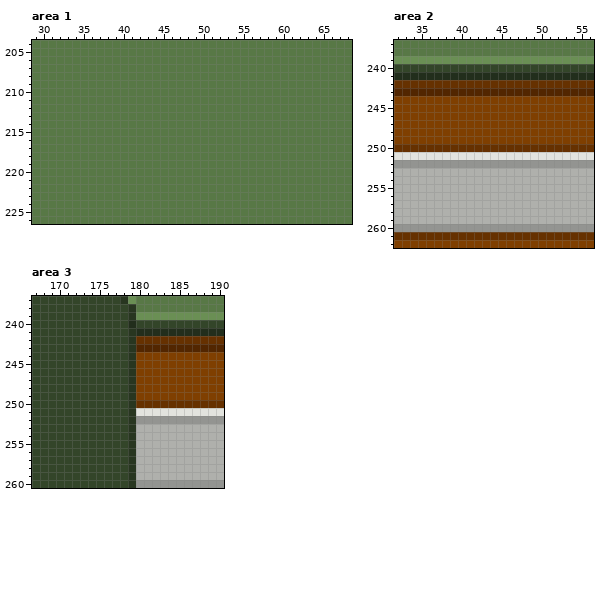
A pixel-art file gets an edit: img/inn.ase. The picture above is the old version.
640x640 pixels, 1 frame. Colours within 5 levels of each other are drawn and written as one. Shown: area 1: x 29..68, y 204..226; area 2: x 32..56, y 237..262; area 3: x 167..190, y 237..260. The commit also changed other parts of the picture, which this record leaves out.
Once edited:
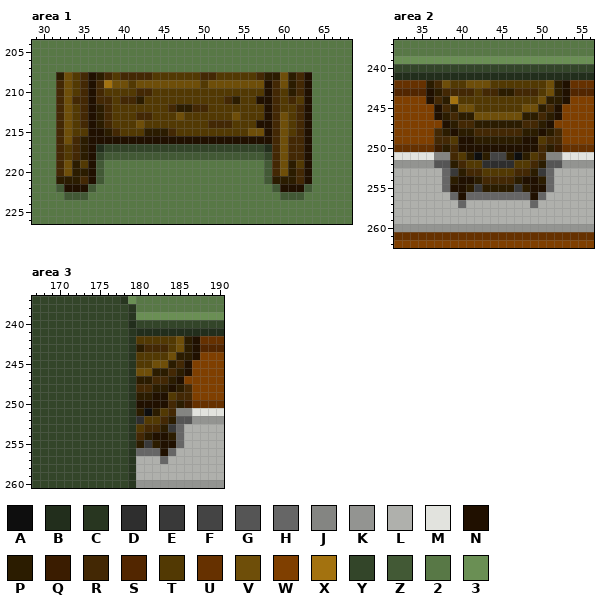
Palette (. is transparent): A #0e0e0e  B #222e1c  C #283620  D #2e2e2e  E #393939  F #444444  G #555555  H #666666  J #848582  K #939491  L #afb0ac  M #e2e3de  N #201000  P #2b1c00  Q #3a1c00  R #432804  S #522600  T #523903  U #663100  V #6e4e09  W #7f3f00  X #a3720f  Y #334529  Z #425935  2 #587846  3 #6a8f54
Changes in this commit:
layer "lvl1.ref" now shown
layer "lvl2.ref" now shown
Changed rows in their new state; - is an unchanged pixel.
Area 1, layer "lvl2.ref":
first column x 32:
208 PVTRNPRTRRRRTTTTTTRRTTTTTRPPVPRN
209 RVTRNRXVVTVVVVVVVVTVVVVVVVNRVPRN
210 RVTRNRTTTTRRTTTTTTTTTTTTTTNRTPRN
211 RVRRNRRTRRPTTTTTTTTTTRPTTNNRTRTN
212 RVTRNPRTTTTTTTRPPRRTTTTTTTNRTTRN
213 RVTRNPRTTTRRTTTVTTTTTTVTTTNRVTRN
214 RVTRNPRTTTVTTTTTTTTRRRTTTNNRVTRN
215 RVTTNNPRTTTPPPRTTTTTTTTTVVNRVTRN
216 RVRPNNNNNNNNNNNNNNNNNNNNNNNRVRRN
217 RTRPNBYYYYYYYYYYYYYYYYYYYYBRVRRN
218 RTRPNYZZZZZZZZZZZZZZZZZZZZYRVRRN
219 RVPTNZ--------------------ZRVPTN
220 RVPPNZ--------------------ZRVPRN
221 PPPRNZ--------------------ZPPPRN
222 ZNNNZ----------------------ZNNNZ
223 -ZZZ------------------------ZZZ-
Area 2, layer "lvl1.ref":
first column x 36:
242 PRVTTVVVTTTTTTTVPN
243 NPRRRRTRRPPRRRTVPN
244 NRPXTTTTTTTTTTVPPN
245 -NRPVVTTTTTTVVPRN-
246 -NPRPPVVVVVVPPRPN-
247 --NPRRPPPPPPRRPN--
248 -RPNPPRRRRRRPPNPR-
249 -RRTNNPPPPPPNNTRR-
250 -QPRNNNNNNNNNNRPQ-
251 -JJRTPAPFFPAPTRJJ-
252 -GGPRTTDDDDTTRPGG-
253 --HEPRRTTTTRRPEH--
254 --HPNNPRRRRPNNPH--
255 --HNNPEPPPPEPNNH--
256 ---HNHHHHHHHHNH---
257 ----H--------H----
Area 3, layer "lvl1.ref":
first column x 180:
242 TTTTTVPN
243 PRRRTVPN
244 TTTTVPPN
245 TTVVPRN-
246 VVPPRPN-
247 PPRRPN--
248 RRPPNPR-
249 PPNNTRR-
250 NNNNRPQ-
251 PAPTRJJ-
252 DTTRPGG-
253 TRRPEH--
254 RPNNPH--
255 PEPNNH--
256 HHHNH---
257 ---H----
